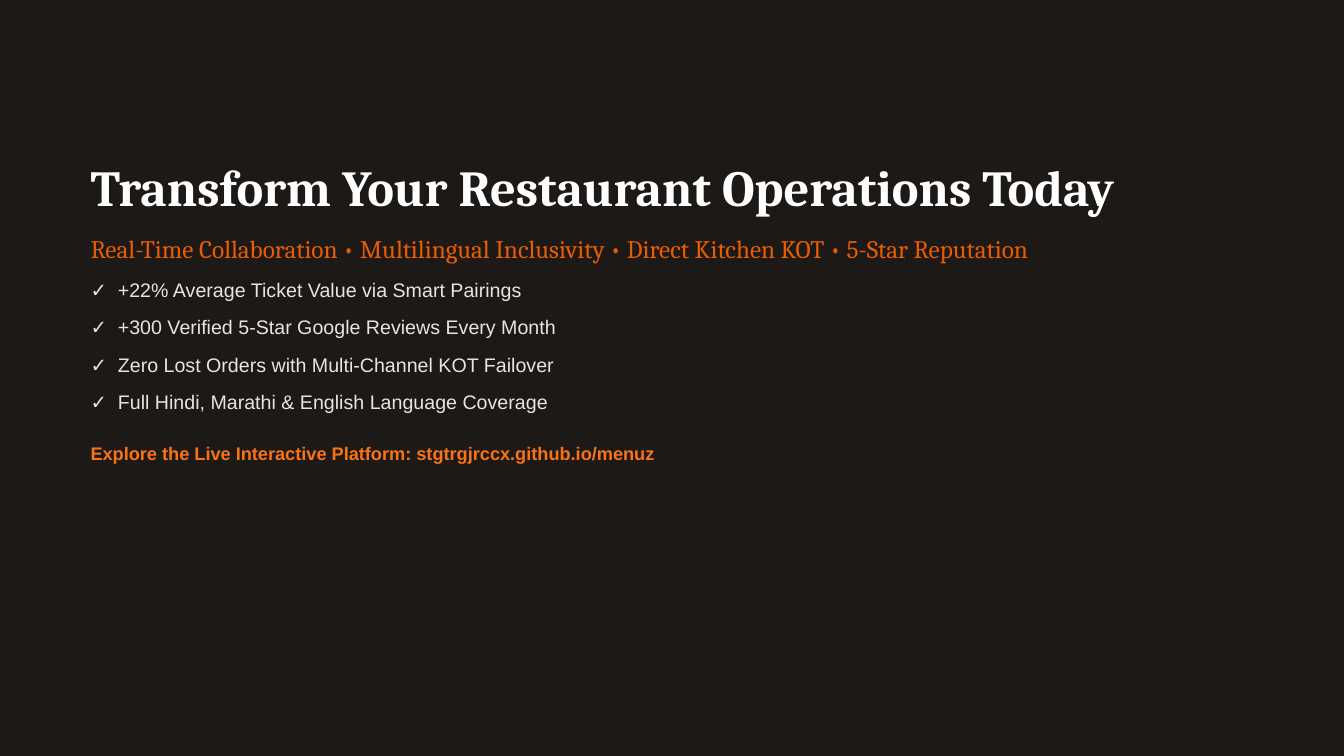
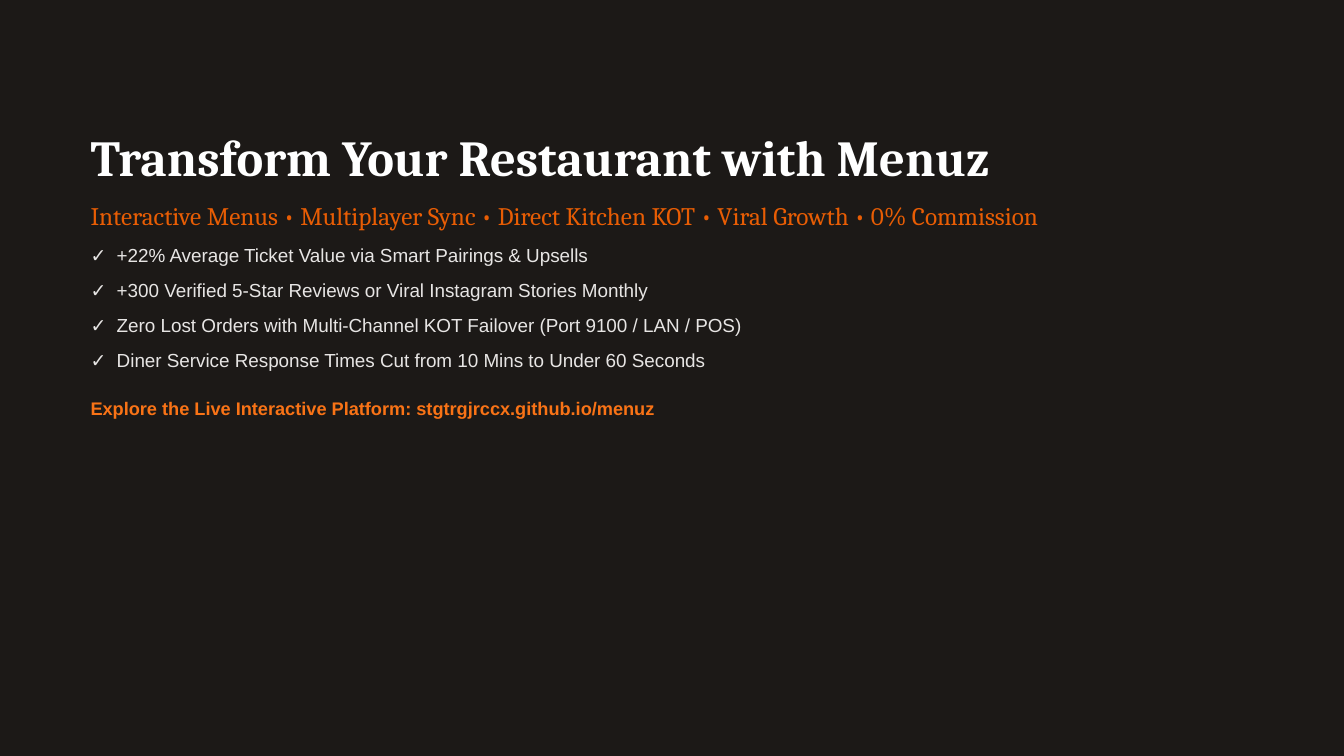
Before and after one commit to Stgtrgjrccx/menuz, a slide deck: slide 16 of public/menuz_executive_pitch_deck.pptx (slide 13 before the commit). Drawn at 1344x756 pixels with LibreOffice and Linux fonts; fonts in the diff are those of the drawing. Boxes give left, top, right and bottom in pixels: in the first picture for what was removed or moved away, otherwise in the second. Text is boxed around its words. In the diff, an @@ line names an element or a change of style, - is before the commit and + after.

Commit message:
feat(deck): complete comprehensive 16-slide product deck, owner reward gateway, and language demotion

```diff
--- a/public/menuz_executive_pitch_deck.pptx
+++ b/public/menuz_executive_pitch_deck.pptx
@@ text "Transform Your Restaurant with Menuz": place and size @@
-text "Transform Your Restaurant with Menuz" at (91,170,1114,464)
+text "Transform Your Restaurant with Menuz" at (91,140,1038,419)
@@ text at (91,140,1038,371): text changed; size 14 to 13.5 pt @@
-Transform Your Restaurant Operations Today
-Real-Time Collaboration • Multilingual Inclusivity • Direct Kitchen KOT • 5-Star Reputation
-✓ +22% Average Ticket Value via Smart Pairings
-✓ +300 Verified 5-Star Google Reviews Every Month
-✓ Zero Lost Orders with Multi-Channel KOT Failover
-✓ Full Hindi, Marathi & English Language Coverage
+Transform Your Restaurant with Menuz
+Interactive Menus • Multiplayer Sync • Direct Kitchen KOT • Viral Growth • 0% Commission
+✓ +22% Average Ticket Value via Smart Pairings & Upsells
+✓ +300 Verified 5-Star Reviews or Viral Instagram Stories Monthly
+✓ Zero Lost Orders with Multi-Channel KOT Failover (Port 9100 / LAN / POS)
+✓ Diner Service Response Times Cut from 10 Mins to Under 60 Seconds
@@ text at (91,401,654,419): less space between paragraphs @@
```
Also in this commit, not shown: 5 other slides changed, 10 slides added, 7 slides removed, 5 other files.
